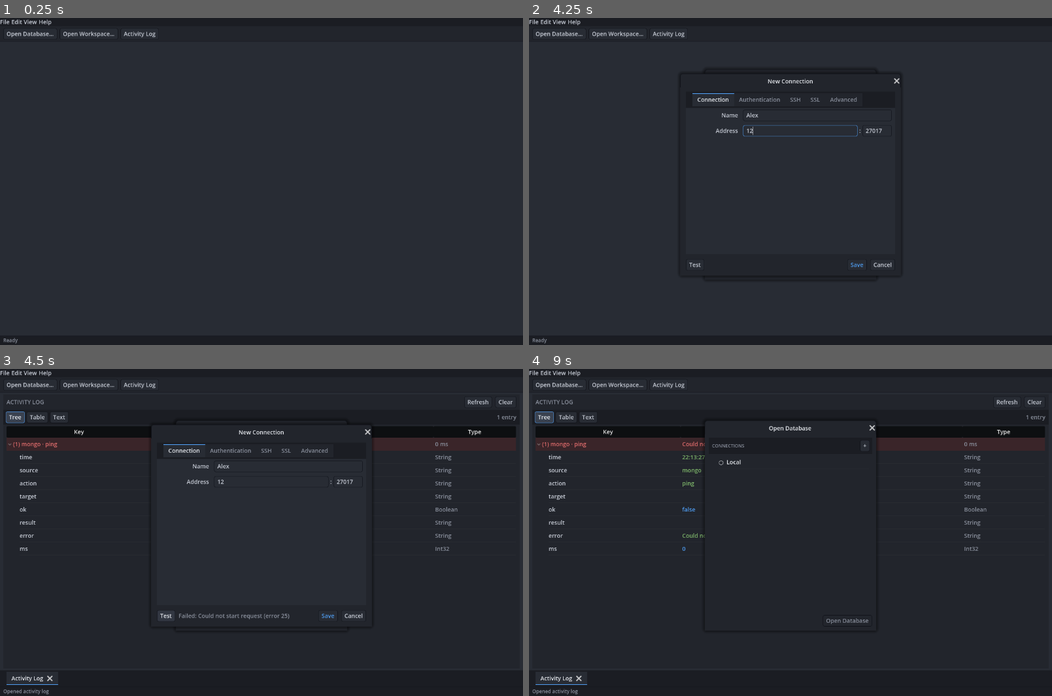
Above: before the commit, frames 1-4 (two rows, left to right).
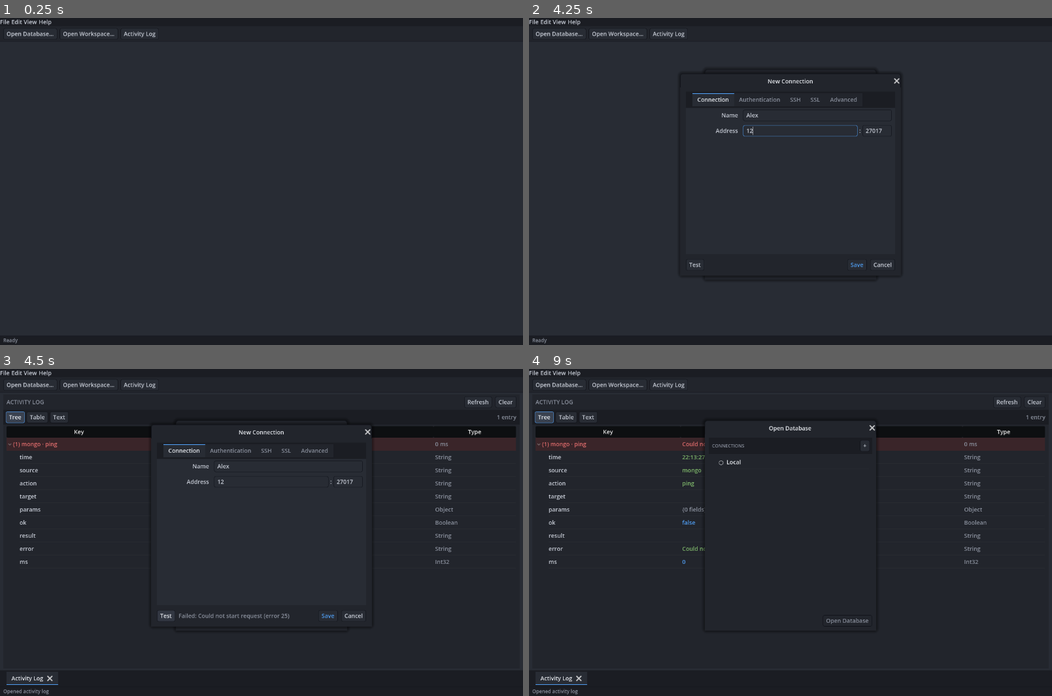
Above: after the commit, the same moments.

Repository: pierre-lehnen-rc/debris
Game: Godot game, scene res://source/ui/main.tscn
Same seed, same stepped clock (60 frames per second), same inputs: the game is played once before the commit and once after it.
Inputs (mouse positions are in pixels of both pictures, inside the frame that each line leads up to):
- Up to frame 1 (0.25 s): no input
- Up to frame 2 (4.25 s): click "Open Database…" at 0.5 s; click "Open Workspace…" at 1.25 s; click "Activity Log" at 2 s; click "+" at 2.75 s; click (816, 116) at 3.52 s; type "Alex" at 3.6 s; click (800, 129) at 3.75 s; type "12" at 3.83 s
- Up to frame 3 (4.5 s): click "Test" at 4.25 s
- Up to frame 4 (9 s): click "Refresh" at 5 s; click "Clear" at 5.75 s; click "Tree" at 6.5 s; click "Table" at 7.25 s; click "Text" at 8 s; click "Cancel" at 8.75 s

Frames 1-2 are identical in both runs. In frame 3, 0.2% of the frame differs, in the area x 3-88%, y 42-60%; in frame 4, 0.3%.

Commit message:
Record query/API inputs under a params object on log entries
Each log entry now carries a params object holding the filter, options and
pagination for Mongo actions, or the query/body for Rocket.Chat calls, so the
full inputs can be reviewed (and collapsed) in the log tree view.

Co-Authored-By: Claude Opus 4.7 <noreply@anthropic.com>

Diff:
--- a/client/source/data/activity_log.gd
+++ b/client/source/data/activity_log.gd
@@ -12,6 +12,7 @@
 ##     source: String,   # "mongo" | "rocketchat"
 ##     action: String,   # operation name, e.g. "find" or "GET /api/…"
 ##     target: String,   # what it acted on, e.g. "mydb.users" or a URL path
+##     params: Dictionary, # inputs sent (filter, options, pagination, query, body)
 ##     ok: bool,         # whether the call succeeded
 ##     result: String,   # human summary of the payload ("28 results", …)
 ##     error: String,    # error message when ok is false, else ""
@@ -36,6 +37,7 @@
 		"source": entry.get("source", ""),
 		"action": entry.get("action", ""),
 		"target": entry.get("target", ""),
+		"params": entry.get("params", {}),
 		"ok": entry.get("ok", false),
 		"result": entry.get("result", ""),
 		"error": entry.get("error", ""),
--- a/client/source/data/backend.gd
+++ b/client/source/data/backend.gd
@@ -194,11 +194,24 @@
 		"source": "mongo",
 		"action": path.trim_prefix("/api/"),
 		"target": target,
+		"params": _params_from(body),
 		"ok": outcome.get("ok", false),
 		"result": _summarize(outcome.get("data")) if outcome.get("ok", false) else "",
 		"error": outcome.get("error", ""),
 		"ms": ms,
 	})
+
+
+## The query inputs sent with a request — the filter, options and pagination —
+## as a standalone object so the log tree can collapse them under "params". The
+## connection (with any credentials) and the database/collection (already shown
+## as the target) are left out.
+func _params_from(body: Dictionary) -> Dictionary:
+	var params := body.duplicate(true)
+	params.erase("connection")
+	params.erase("database")
+	params.erase("collection")
+	return params
 
 
 ## Human-readable summary of a response payload for the log: arrays report their
--- a/client/source/data/rocket_chat.gd
+++ b/client/source/data/rocket_chat.gd
@@ -38,10 +38,16 @@
 ) -> Dictionary:
 	var started := Time.get_ticks_msec()
 	var outcome := await _do_request(workspace, method, path, query, body)
+	var params := {}
+	if not query.is_empty():
+		params["query"] = query
+	if not body.is_empty():
+		params["body"] = body
 	ActivityLog.record({
 		"source": "rocketchat",
 		"action": _method_name(method),
 		"target": path,
+		"params": params,
 		"ok": outcome.get("ok", false),
 		"result": "HTTP %d" % outcome.get("status", 0) if outcome.get("ok", false) else "",
 		"error": outcome.get("error", ""),
